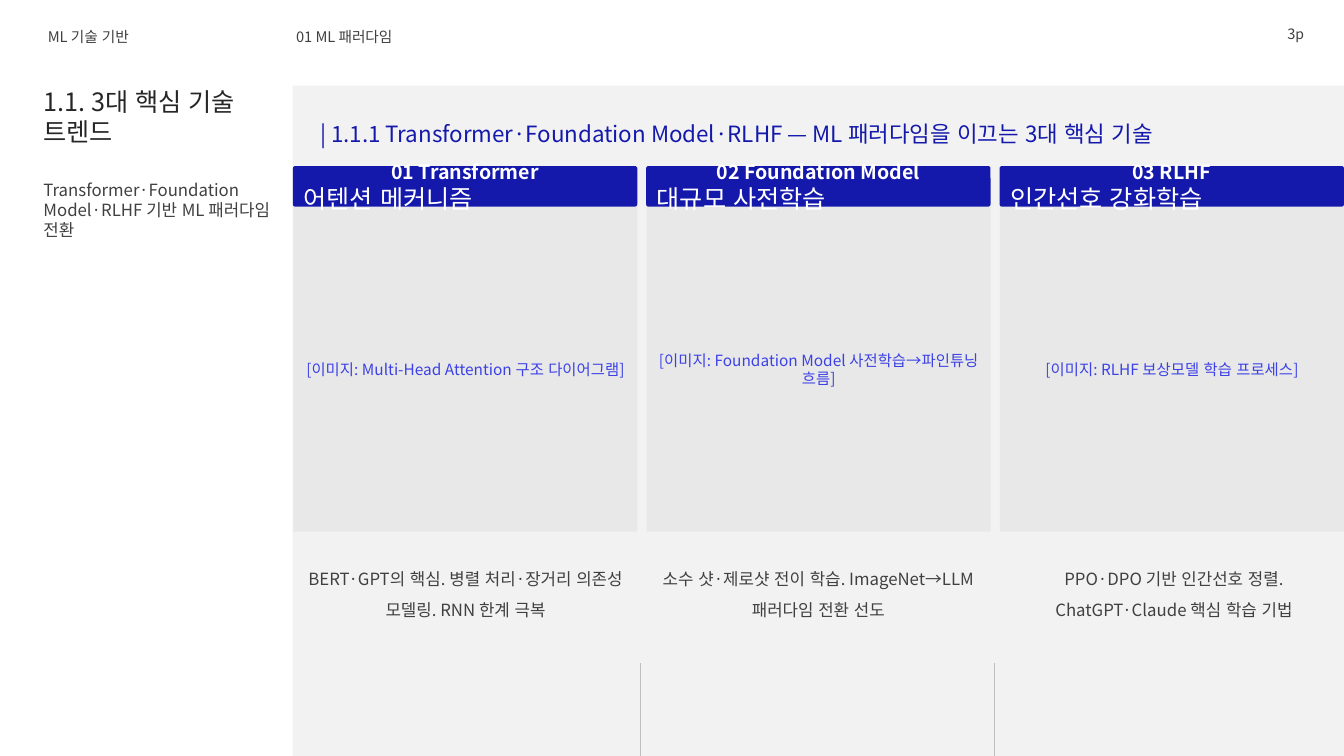
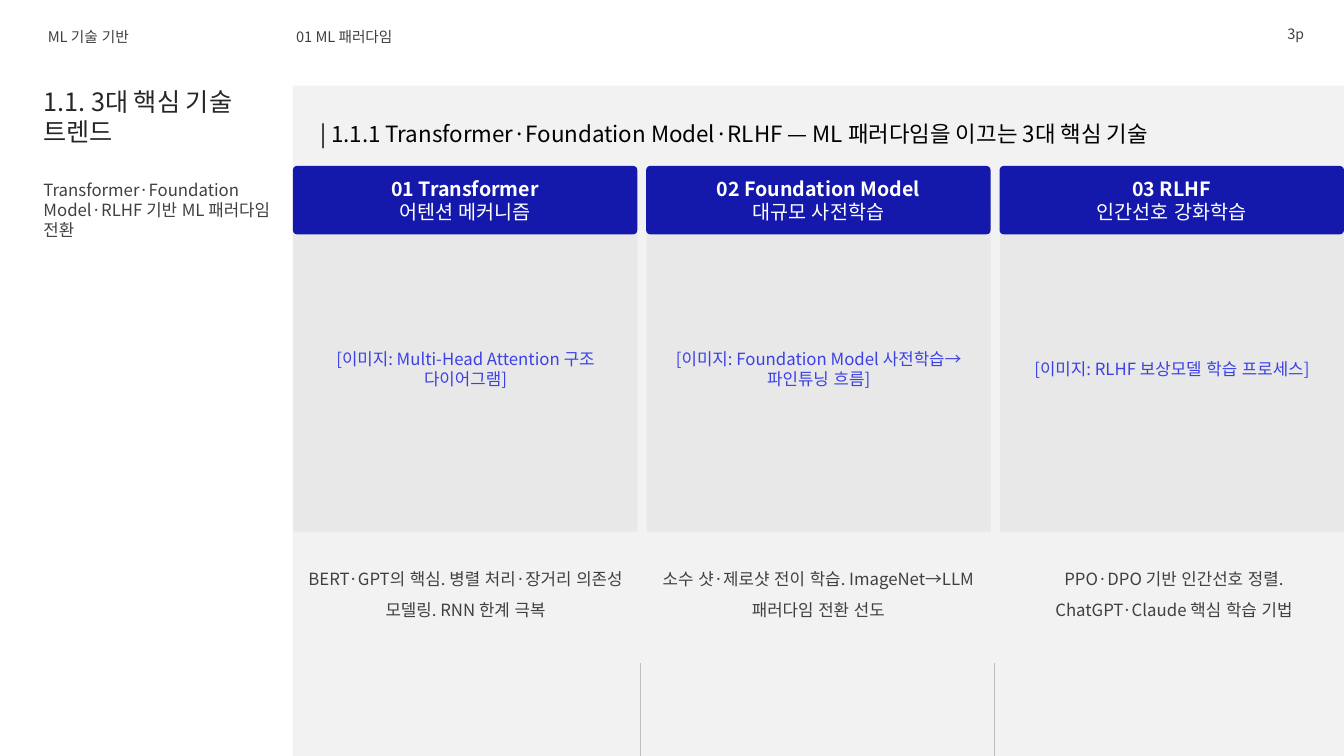
Before and after one commit to lhs6395-hslee/2026-gsn-pptx, a slide deck: slide 3 of result/머신러닝_심층_기술_가이드_재현검증.pptx. Drawn at 1344x756 pixels with LibreOffice and Linux fonts; fonts in the diff are those of the drawing; background and template pictures are left out. Boxes give left, top, right and bottom in pixels: in the first picture for what was removed or moved away, otherwise in the second. Text is boxed around its words. In the diff, an @@ line names an element or a change of style, - is before the commit and + after.

```diff
--- a/result/머신러닝_심층_기술_가이드_재현검증.pptx
+++ b/result/머신러닝_심층_기술_가이드_재현검증.pptx
@@ text "| 1.1.1 Transformer·Foundation Model·RLHF — ..." at (x1=331, y1=123, x2=1148, y2=144): text colour #1419AB to #000000 @@
@@ rounded rectangle "01 Transformer" resized from (x1=293, y1=166, x2=638, y2=207) to (x1=293, y1=166, x2=638, y2=235) @@
@@ rounded rectangle "01 Transformer" at (x1=293, y1=166, x2=638, y2=235): size 18 to 14 pt in "어텐션 메커니즘"; more space between paragraphs; alignment left to centre @@
@@ rounded rectangle "02 Foundation Model" resized from (x1=646, y1=166, x2=991, y2=207) to (x1=646, y1=166, x2=991, y2=235) @@
@@ rounded rectangle "02 Foundation Model" at (x1=646, y1=166, x2=991, y2=235): size 18 to 14 pt in "대규모 사전학습"; more space between paragraphs; alignment left to centre @@
@@ rounded rectangle "03 RLHF" resized from (x1=1000, y1=166, x2=1344, y2=207) to (x1=1000, y1=166, x2=1344, y2=235) @@
@@ rounded rectangle "03 RLHF" at (x1=1000, y1=166, x2=1344, y2=235): size 18 to 14 pt in "인간선호 강화학습"; more space between paragraphs; alignment left to centre @@
@@ size 11 to 12 pt in 3 elements at (x1=293, y1=207, x2=637, y2=531), (x1=647, y1=207, x2=991, y2=531), (x1=1000, y1=207, x2=1344, y2=531) @@
```
Also in this commit, not shown: 11 other slides changed, 5 other files.
